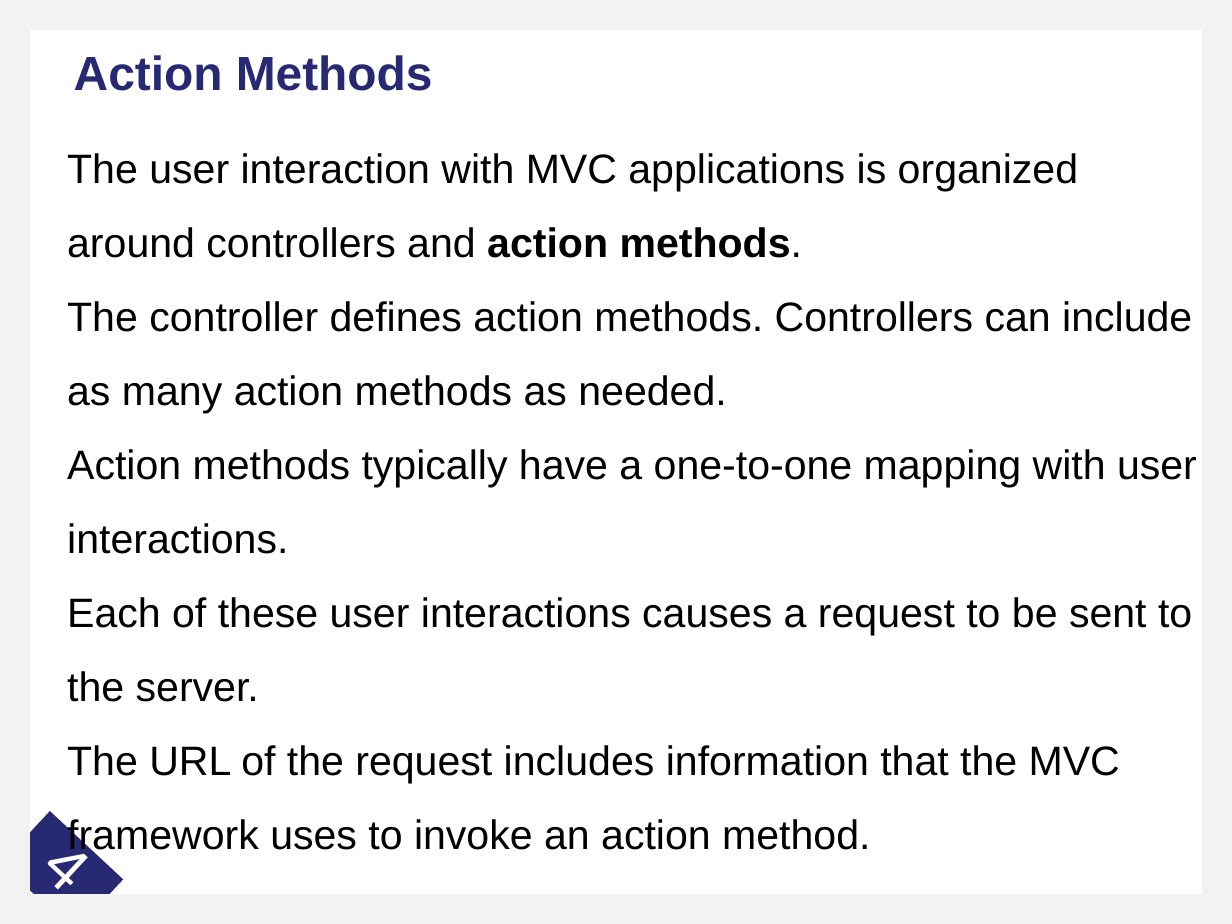
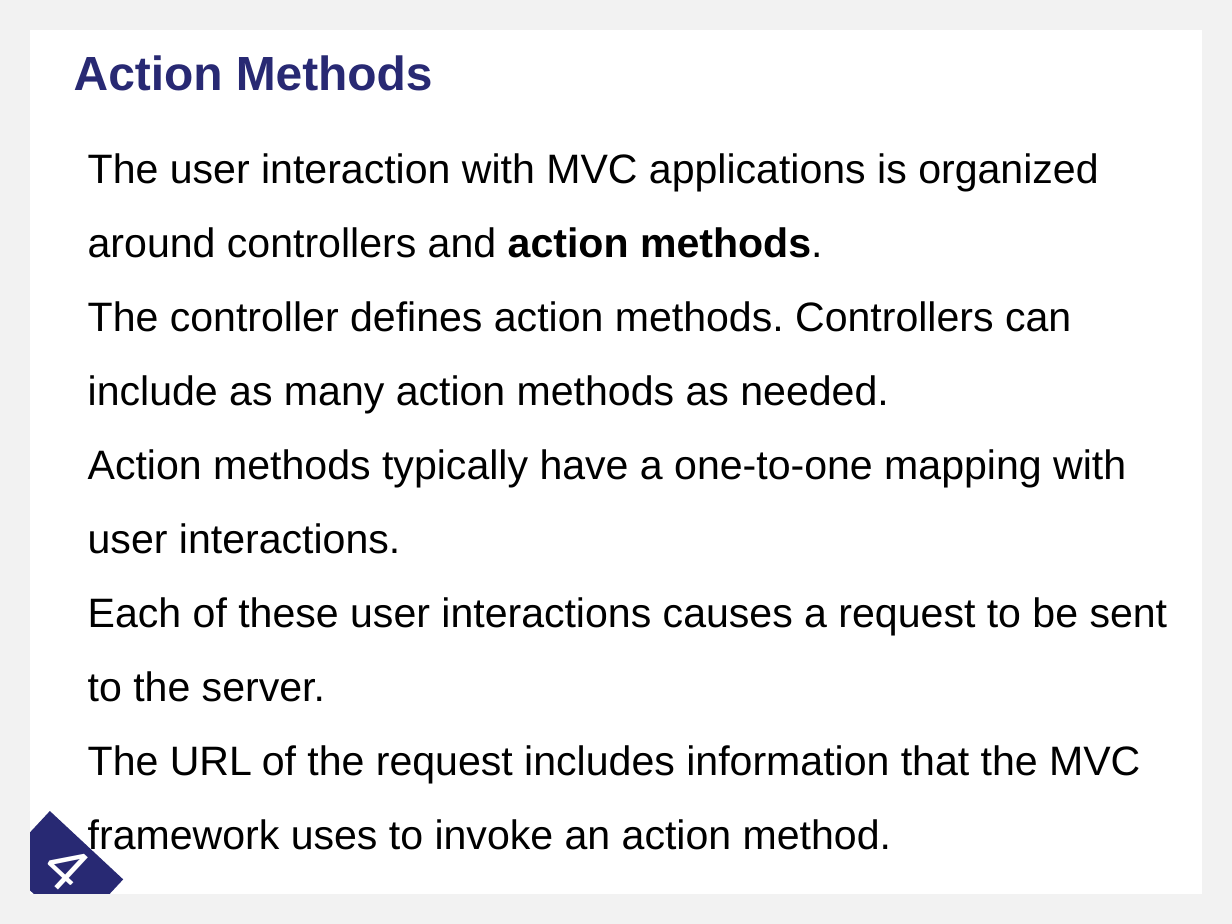
Before and after one commit to VKRISHNANB/dotnetcore2023, a slide deck: slide 4 of 3_mvcCore/slides/4MVC .pptx. Drawn at 1232x924 pixels with LibreOffice and Linux fonts; fonts in the diff are those of the drawing; background and template pictures are left out. Boxes give left, top, right and bottom in pixels: in the first picture for what was removed or moved away, otherwise in the second. Text is boxed around its words. In the diff, an @@ line names an element or a change of style, - is before the commit and + after.

Commit message:
Included all MVC Projects into One Solution. Migrating to .Net5.0

```diff
--- a/3_mvcCore/slides/4MVC .pptx
+++ b/3_mvcCore/slides/4MVC .pptx
@@ text "The user interaction with MVC ..." rewrapped from [67,153,1197,857] to [88,153,1168,857] @@
```
Also in this commit, not shown: 6 other slides changed, 19 other files.
